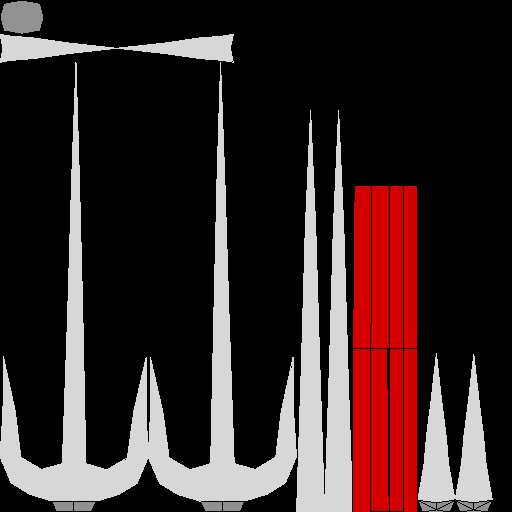
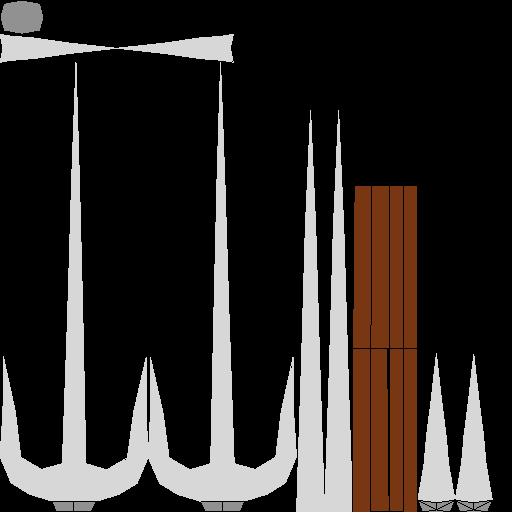
Layer changes from the first 512×512 image to the second:
painted on "w_sai" over box(353, 186, 417, 512)
